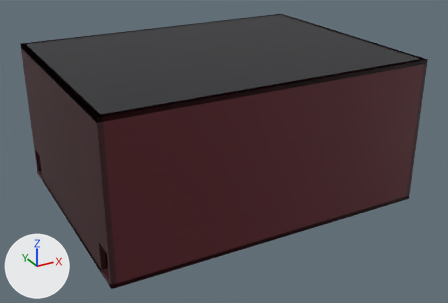
An edit to the glTF model www/bake/hallClassic.glb, drawn before and after from the same camera.
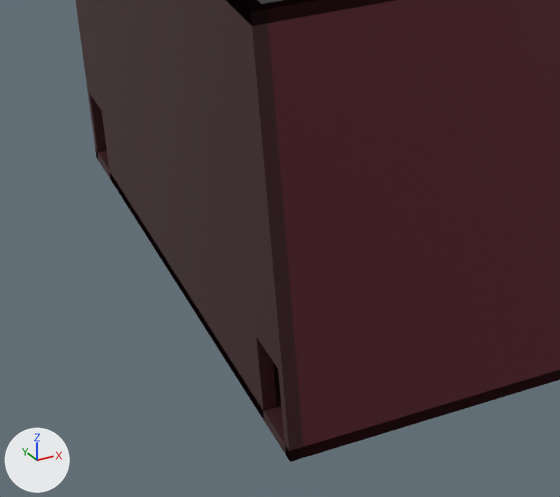
Old and new are each drawn whole from a 50 mm lens placed at (-6.3, -13.7, 27.2), pointed at (18.4, 31.4, 4.7) and again close up on the part from 0% to 48% of the width and 37% to 100% of the height. The axes (+X, +Y, +Z) are drawn at lower left. The lights are the same throughout. The first two pictures are the older version. Vertices at exactly the same position are counted once.

In view in the first close-up: 'hallClassic'.
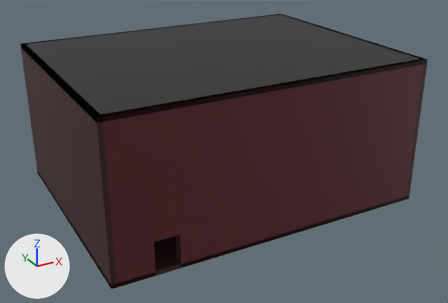
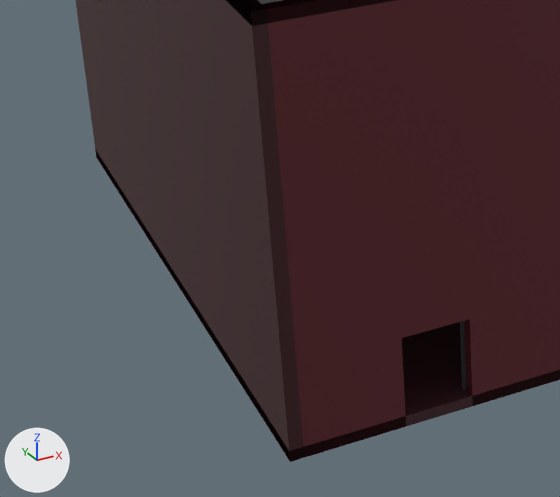
What differs and where, as boxes (x1, y1, x2, y2) in the close-ups (560 x 497 px; the box of a moved part takes in the faces that stretch with it):
part 1 of me_hallclassic, moved or reshaped: before (88, 93, 289, 456); after (399, 317, 475, 427)

What changed in the scene script:
```text
Change me_hallclassic:
    used by ob_hallclassic; location = (0.0, 0.0, 0.0)
    remove me_hallclassic.from_pydata(...)  # 3510 vertices, 6352 faces; spans x 4.2..32.3, y 21.9..43.5, z 0.7..13.6
    add me_hallclassic.from_pydata(...)  # 3138 vertices, 5720 faces; spans x 4.2..32.3, y 21.9..43.5, z 0.7..13.6
    me_hallclassic part 1: 303 vertices moved from x 4.6..6.4, y 22.3..43.2, z 0.7..13.6 to x 5.8..9.6, y 22.3..43.5, z 0.7..13.6; 349 vertices removed from x 4.2..8.8, y 22.2..43.2, z 0.7..13.6; 185 vertices added at x 5.8..9.6, y 21.9..43.5, z 0.7..13.6
    other edits to the shape of me_hallclassic do not show in these pictures
```
